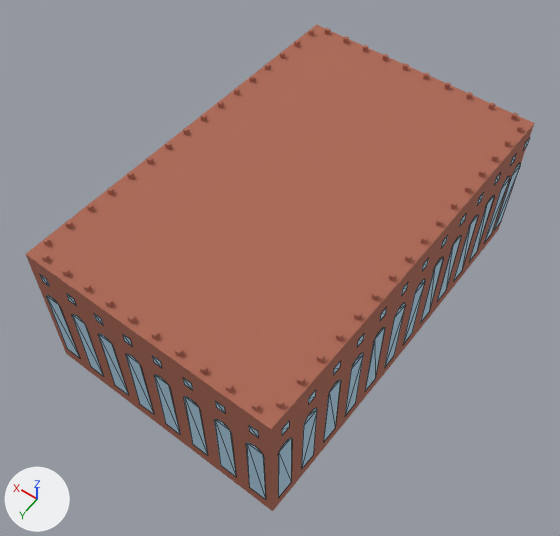
One commit to the glTF model collection/institut-d-art-et-d-archeologie/low.glb: the scene before it, then after it.
Camera for both pictures: a camera (50 mm lens) standing at (-33.3, 50.2, 81.3) and looking at (0.1, 3.4, 7.8). Lighting does not change. The marker at lower left points along +X, +Y and +Z. The older version comes first. Mesh edges are drawn as thin lines on the coarser meshes.

The first picture shows 'stone', 'window'.
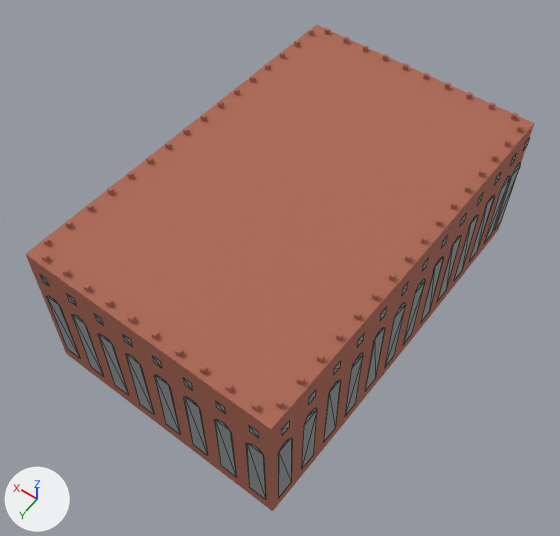
Patch to the scene script:
```diff
--- a/collection/institut-d-art-et-d-archeologie/low.glb.py
+++ b/collection/institut-d-art-et-d-archeologie/low.glb.py
@@ mat_window @@
 mat_window = principled_material('window')
-mat_window.base_color = (0.371, 0.552, 0.694)  # blue #a4c4d9
+mat_window.base_color = (0.127, 0.191, 0.254)  # blue #64798a
 mat_window.roughness = 0.65
```

Pixel boxes [x1, y1, x2, y2] of what changed, in the pictures (560 x 536 px):
'window', recoloured
    both: [40, 139, 529, 499]
